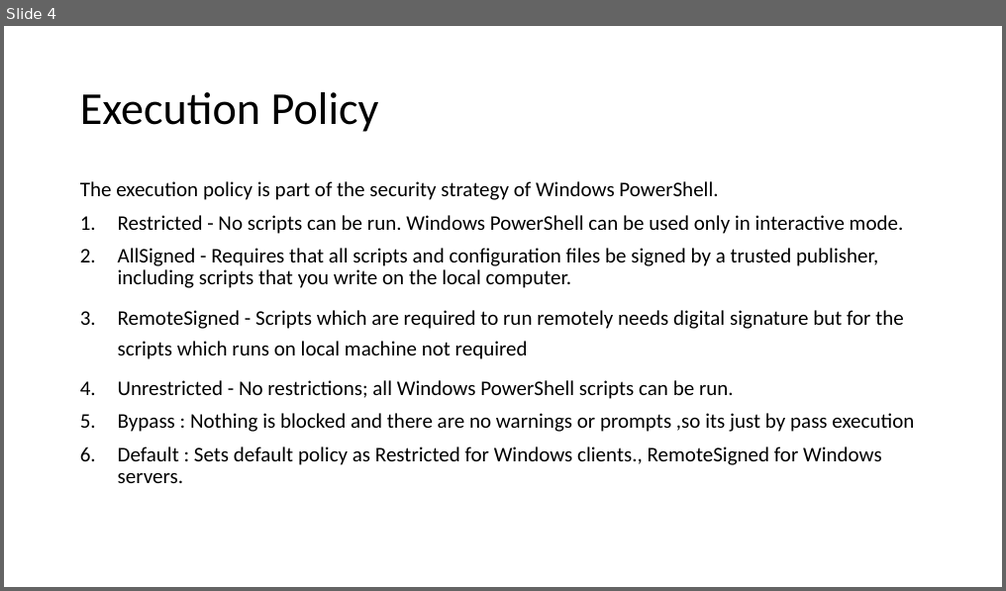
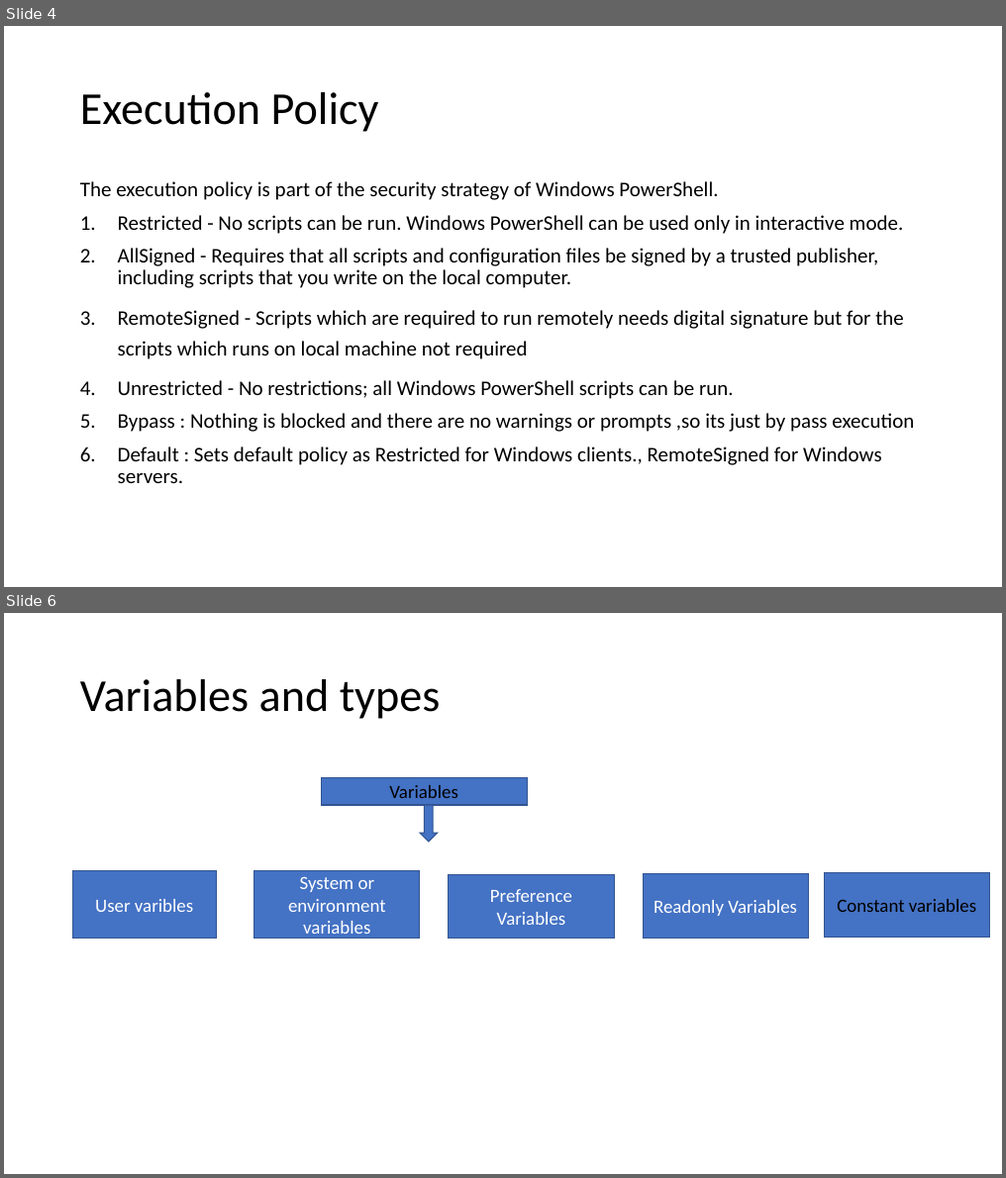
Before and after one commit to heshika/Batch1, a slide deck: Windows Powershell-day 1.pptx. Shown one above the other, each under a label of ours: slide 4 before the commit, slides 4 and 6 after it; the slides between them are not shown. The pictures are 1006x591 and 1006x1178 pixels, drawn with LibreOffice and Linux fonts; fonts in the diff are those of the drawing. Boxes give left, top, right and bottom in pixels: in the first picture for what was removed or moved away, otherwise in the second. Text is boxed around its words. In the diff, an @@ line names an element or a change of style, - is before the commit and + after.

```diff
--- a/Windows Powershell-day 1.pptx
+++ b/Windows Powershell-day 1.pptx
@@ slide 6 added at [4, 613, 1002, 1174], background #FFFFFF @@
@@ title added at [80, 679, 441, 719], 44 pt, text #000000 @@
+Variables and types
@@ rectangle added at [321, 777, 528, 805], fill #4472C4, outline #325491 1 pt, 18 pt, text #000000 @@
+Variables
@@ down arrow added at [420, 805, 438, 842], fill #4472C4, outline #325491 1 pt @@
@@ rectangle added at [73, 871, 217, 939], fill #4472C4, outline #325491 1 pt, 18 pt, text #FFFFFF @@
+User varibles
@@ rectangle added at [254, 871, 420, 939], fill #4472C4, outline #325491 1 pt, 18 pt, text #FFFFFF @@
+System or environment variables
@@ rectangle added at [449, 875, 614, 939], fill #4472C4, outline #325491 1 pt, 18 pt, text #FFFFFF @@
+Preference Variables
@@ rectangle added at [643, 874, 808, 938], fill #4472C4, outline #325491 1 pt, 18 pt, text #FFFFFF @@
+Readonly Variables
@@ rectangle added at [825, 873, 990, 937], fill #4472C4, outline #325491 1 pt, 18 pt, text #000000 @@
+Constant variables
```
Also in this commit, not shown: 1 slide changed, 10 other slides added.
